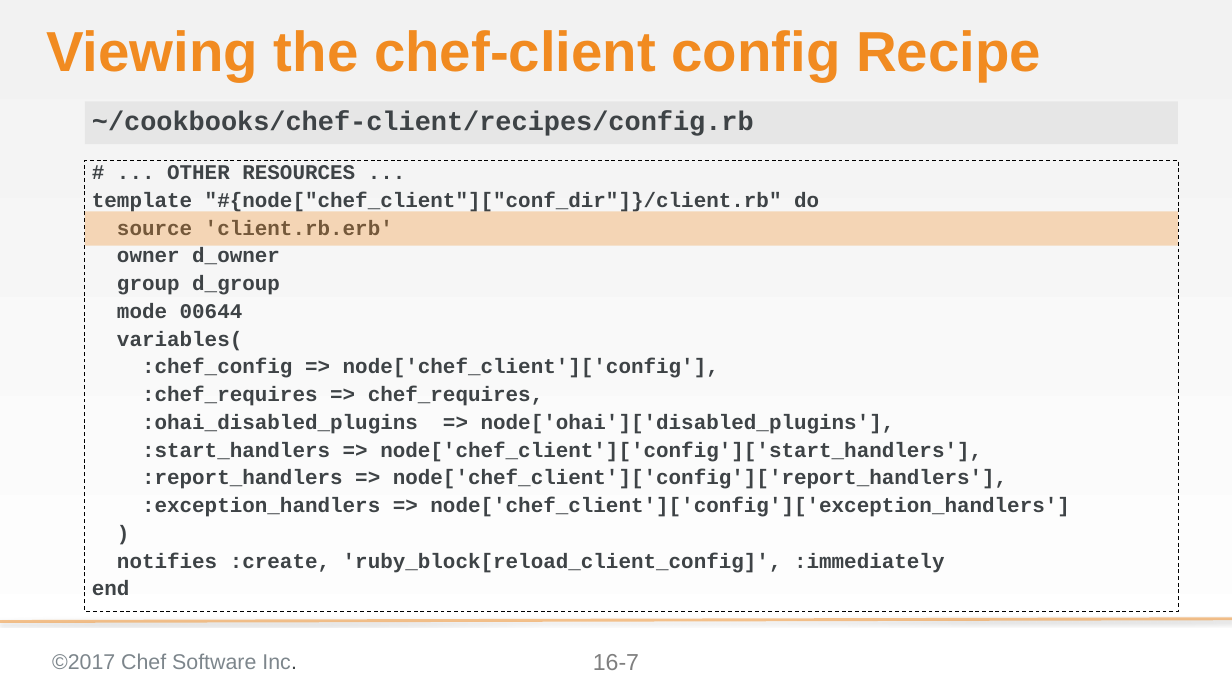
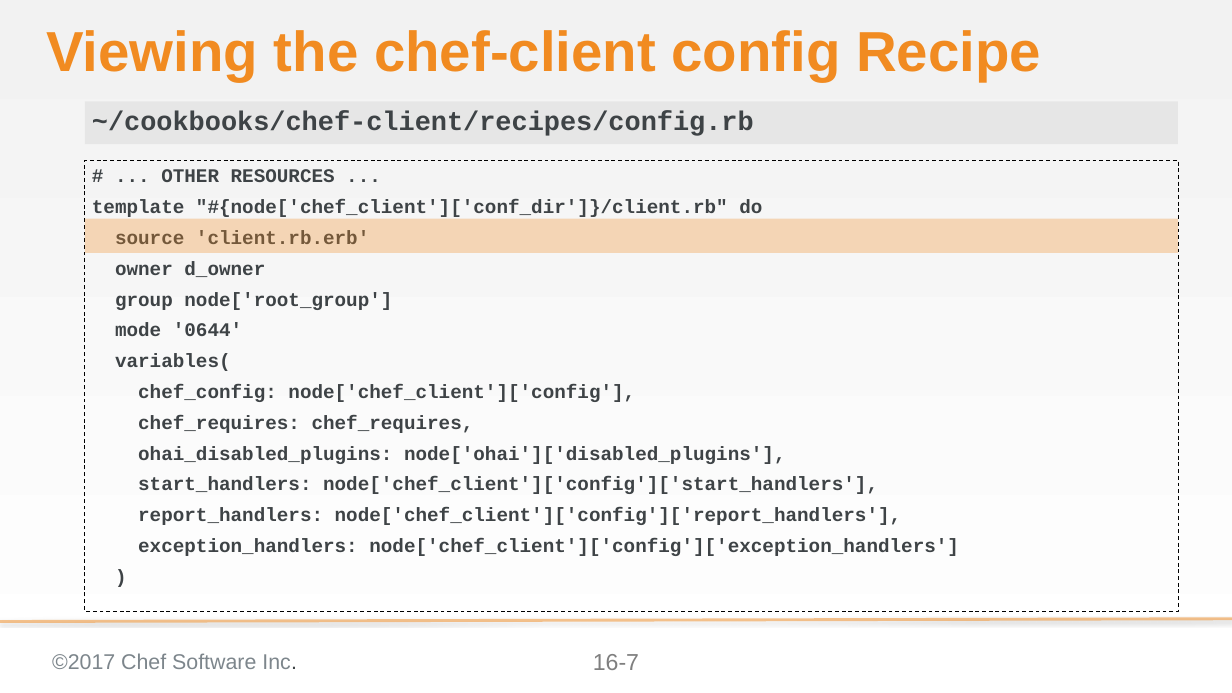
Before and after one commit to ericheiser/chef-intermediate, a slide deck: slide 7 of 16-tuning_ohai.pptx. Drawn at 1232x693 pixels with LibreOffice and Linux fonts; fonts in the diff are those of the drawing; background and template pictures are left out. Boxes give left, top, right and bottom in pixels: in the first picture for what was removed or moved away, otherwise in the second. Text is boxed around its words. In the diff, an @@ line names an element or a change of style, - is before the commit and + after.

```diff
--- a/16-tuning_ohai.pptx
+++ b/16-tuning_ohai.pptx
@@ text at (115,169,369,371): size 21.7 to 20 pt in "# ... OTHER RESOURCES ...", "source 'client.rb.erb'", "owner d_owner", "variables(" and 1 more places; line spacing 0.8 to 1 @@
@@ text at (92,200,762,220): text changed; size 21.7 to 20 pt @@
-template "#{node["chef_client"]["conf_dir"]}/client.rb" do
+template "#{node['chef_client']['conf_dir']}/client.rb" do
@@ rectangle: place and size @@
-rectangle at (85,211,1178,245)
+rectangle at (85,218,1178,252)
@@ text at (115,292,392,336): text changed; size 21.7 to 20 pt @@
-group d_group
-mode 00644
+group node['root_group']
+mode '0644'
@@ text at (138,385,959,556): text changed; size 21.7 to 20 pt @@
-:chef_config => node['chef_client']['config'],
-:chef_requires => chef_requires,
-:ohai_disabled_plugins => node['ohai']['disabled_plugins'],
-:start_handlers => node['chef_client']['config']['start_handlers'],
-:report_handlers => node['chef_client']['config']['report_handlers'],
-:exception_handlers => node['chef_client']['config']['exception_handlers']
+chef_config: node['chef_client']['config'],
+chef_requires: chef_requires,
+ohai_disabled_plugins: node['ohai']['disabled_plugins'],
+start_handlers: node['chef_client']['config']['start_handlers'],
+report_handlers: node['chef_client']['config']['report_handlers'],
+exception_handlers: node['chef_client']['config']['exception_handlers']
@@ text at (92,553,944,595): paragraphs removed @@
-notifies :create, 'ruby_block[reload_client_config]', :immediately
-end
```
Also in this commit, not shown: 7 other slides changed, 1 slide added.
